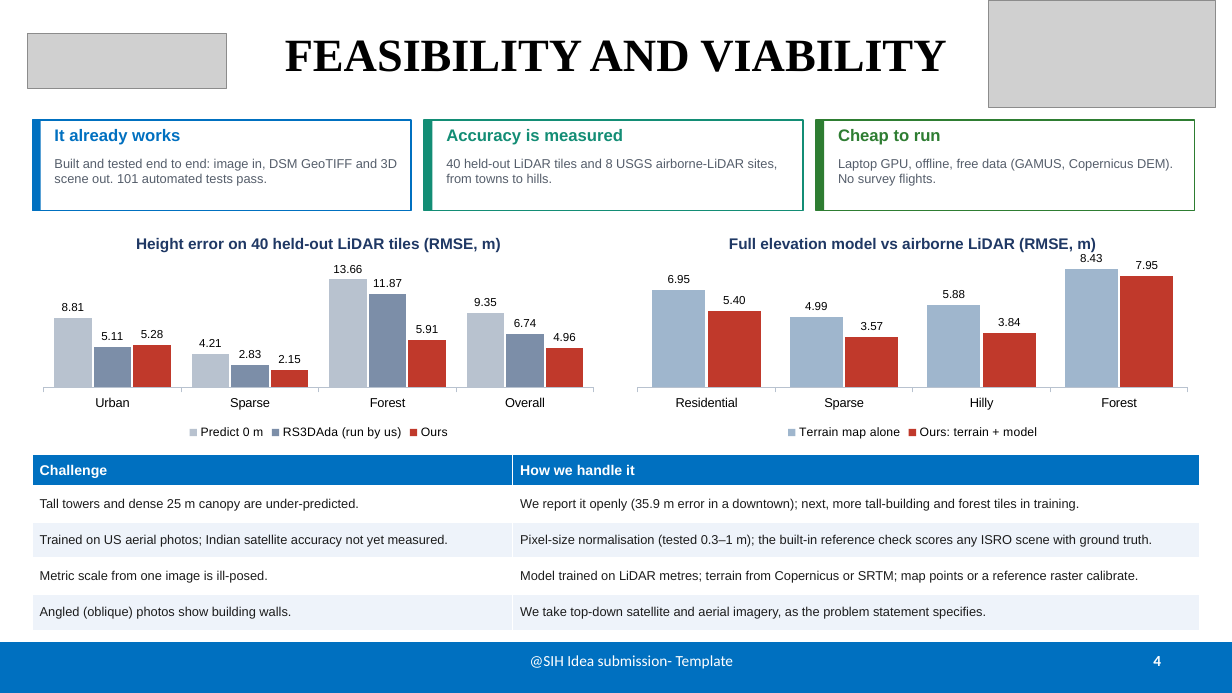
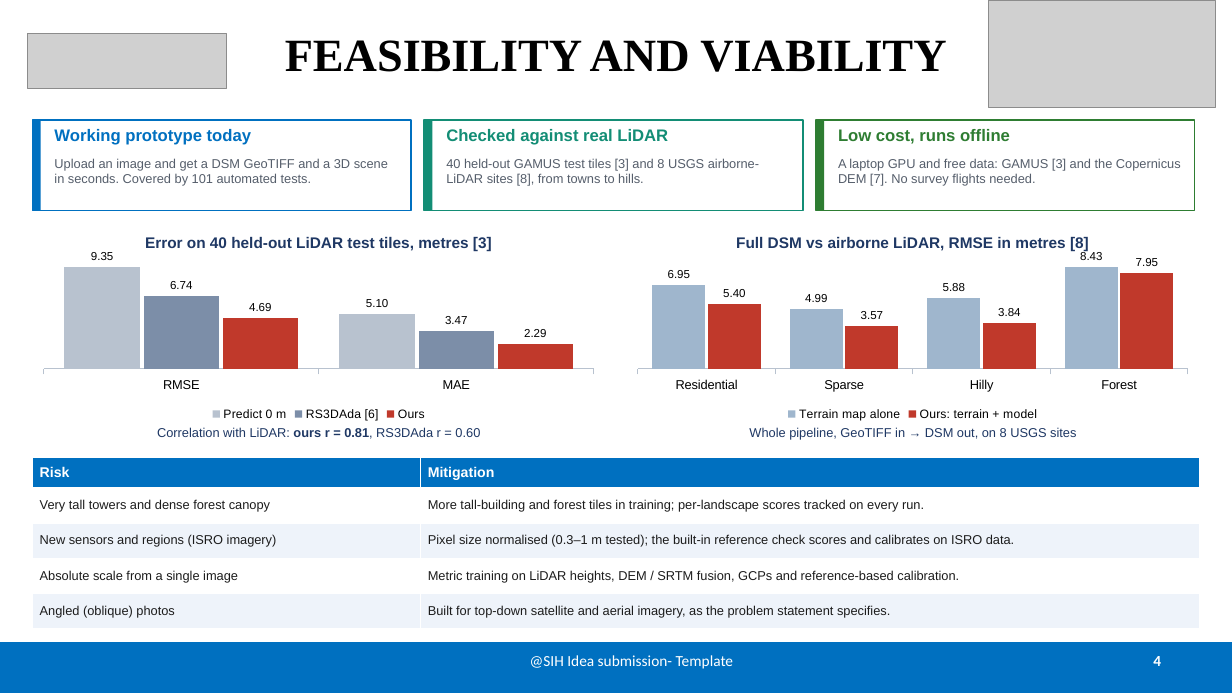
Before and after one commit to AHSharan/SIH2026PS175, a slide deck: slide 4 of PPT Details/ParallaX_DepthWizard_SIH2026.pptx. Drawn at 1232x693 pixels with LibreOffice and Linux fonts; fonts in the diff are those of the drawing; grey boxes stand for pictures. Boxes give left, top, right and bottom in pixels: in the first picture for what was removed or moved away, otherwise in the second. Text is boxed around its words. In the diff, an @@ line names an element or a change of style, - is before the commit and + after.

```diff
--- a/PPT Details/ParallaX_DepthWizard_SIH2026.pptx
+++ b/PPT Details/ParallaX_DepthWizard_SIH2026.pptx
@@ text at (54, 129, 251, 145): text changed @@
-It already works
+Working prototype today
@@ text at (446, 129, 668, 145): text changed @@
-Accuracy is measured
+Checked against real LiDAR
@@ text at (838, 129, 1010, 144): text changed @@
-Cheap to run
+Low cost, runs offline
@@ text at (54, 158, 388, 186): text changed @@
-Built and tested end to end: image in, DSM GeoTIFF and 3D scene out. 101 automated tests pass.
+Upload an image and get a DSM GeoTIFF and a 3D scene in seconds. Covered by 101 automated tests.
@@ text at (446, 158, 759, 186): text changed @@
-40 held-out LiDAR tiles and 8 USGS airborne-LiDAR sites, from towns to hills.
+40 held-out GAMUS test tiles [3] and 8 USGS airborne-LiDAR sites [8], from towns to hills.
@@ text at (838, 158, 1181, 186): text changed @@
-Laptop GPU, offline, free data (GAMUS, Copernicus DEM). No survey flights.
+A laptop GPU and free data: GAMUS [3] and the Copernicus DEM [7]. No survey flights needed.
@@ column chart at (32, 222, 605, 425) @@
@@ title "Height error on 40 held-out LiDAR tiles (RMSE, m)" to "Error on 40 held-out LiDAR test tiles, metres [3]" @@
-categories: Urban, Sparse, Forest, Overall
+categories: RMSE, MAE
-Predict 0 m: 8.81, 4.21, 13.66, 9.35
+Predict 0 m: 9.35, 5.1
-RS3DAda (run by us): 5.11, 2.83, 11.87, 6.74
+RS3DAda [6]: 6.74, 3.47
-Ours: 5.28, 2.15, 5.91, 4.96
+Ours: 4.69, 2.29
@@ column chart: place and size @@
-column chart at (32, 222, 605, 444)
+column chart at (32, 222, 605, 425)
@@ column chart at (627, 222, 1200, 425) @@
@@ title "Full elevation model vs airborne LiDAR (RMSE, m)" to "Full DSM vs airborne LiDAR, RMSE in metres [8]" @@
@@ column chart: place and size @@
-column chart at (627, 222, 1200, 444)
+column chart at (627, 222, 1200, 425)
@@ text added at (157, 427, 480, 439), 10 pt, text #1F3864 @@
+Correlation with LiDAR: ours r = 0.81, RS3DAda r = 0.60
@@ text added at (749, 427, 1076, 440), 10 pt, text #1F3864 @@
+Whole pipeline, GeoTIFF in → DSM out, on 8 USGS sites
@@ table at (32, 457, 1200, 628) @@
-row 1, column 1: Challenge
+row 1, column 1: Risk
-row 1, column 2: How we handle it
+row 1, column 2: Mitigation
-row 2, column 1: Tall towers and dense 25 m canopy are under-predicted.
+row 2, column 1: Very tall towers and dense forest canopy
-row 2, column 2: We report it openly (35.9 m error in a downtown); next, more tall-building and forest tiles in training.
+row 2, column 2: More tall-building and forest tiles in training; per-landscape scores tracked on every run.
-row 3, column 1: Trained on US aerial photos; Indian satellite accuracy not yet measured.
+row 3, column 1: New sensors and regions (ISRO imagery)
-row 3, column 2: Pixel-size normalisation (tested 0.3–1 m); the built-in reference check scores any ISRO scene with ground truth.
+row 3, column 2: Pixel size normalised (0.3–1 m tested); the built-in reference check scores and calibrates on ISRO data.
-row 4, column 1: Metric scale from one image is ill-posed.
+row 4, column 1: Absolute scale from a single image
-row 4, column 2: Model trained on LiDAR metres; terrain from Copernicus or SRTM; map points or a reference raster calibrate.
+row 4, column 2: Metric training on LiDAR heights, DEM / SRTM fusion, GCPs and reference-based calibration.
-row 5, column 1: Angled (oblique) photos show building walls.
+row 5, column 1: Angled (oblique) photos
-row 5, column 2: We take top-down satellite and aerial imagery, as the problem statement specifies.
+row 5, column 2: Built for top-down satellite and aerial imagery, as the problem statement specifies.
```
Also in this commit, not shown: 4 other slides changed, 1 other file.
